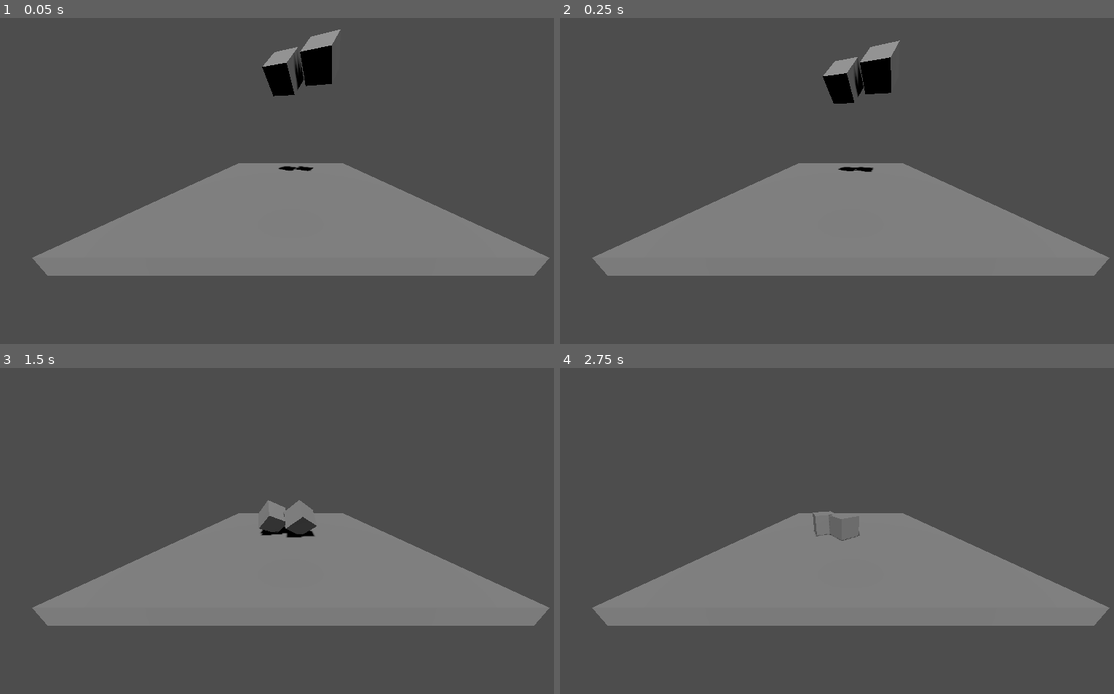
Above: before the commit, frames 1-4 (two rows, left to right).
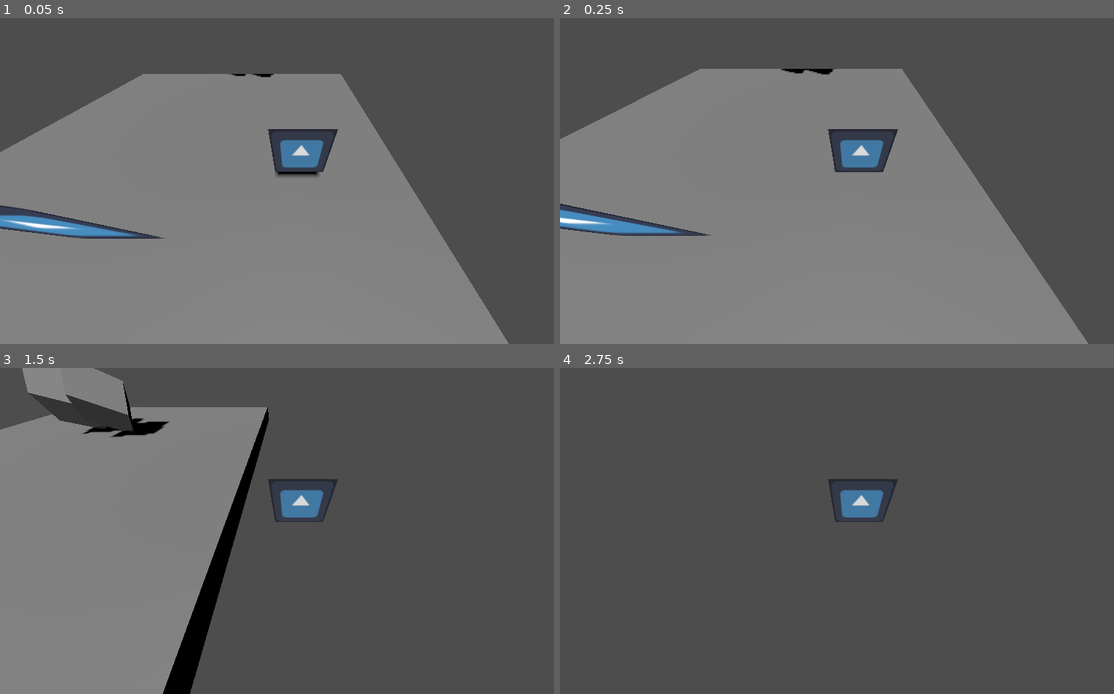
Above: after the commit, the same moments.

Repository: kmccallum97/game1
Game: Godot game, scene res://level_1.tscn
The game is run twice, just before and just after one commit, with the same random seed, the same clock (stepped at 60 frames per second) and the same inputs. The project has no main scene, so this scene is started directly. The engine's default icon, where the game draws it, is replaced by a stand-in: a white triangle on a blue panel in a dark square.
Inputs:
- Up to frame 1 (0.05 s): no input
- Up to frame 2 (0.25 s): no input
- Up to frame 3 (1.5 s): tap Enter (ui_accept) at 0.5, 0.6, 0.77, 1.07, 1.35 s; hold Right (ui_right) 0.53-1.28 s; hold Down (ui_down) from 1.28 s (still down)
- Up to frame 4 (2.75 s): tap Enter (ui_accept) at 1.52, 1.82, 2.1 s; release Down (ui_down) at 2.03 s; hold Right (ui_right) from 2.03 s (still down)

The runs differ from the first frame. In frame 1, 45% of the frame differs, in the area x 0-100%, y 3-100%; in frame 2, 47%; in frame 3, 49%, in the area x 0-100%, y 0-100%; in frame 4, 22%.

Commit message:
followed allong leson 5 and changed camera to fllow player

Diff:
--- /dev/null
+++ b/character.gd
@@ -0,0 +1,31 @@
+extends CharacterBody3D
+
+
+const SPEED = 5.0
+const JUMP_VELOCITY = 4.5
+
+# Get the gravity from the project settings to be synced with RigidBody nodes.
+var gravity = ProjectSettings.get_setting("physics/3d/default_gravity")
+
+
+func _physics_process(delta):
+	# Add the gravity.
+	if not is_on_floor():
+		velocity.y -= gravity * delta
+
+	# Handle jump.
+	if Input.is_action_just_pressed("ui_accept") and is_on_floor():
+		velocity.y = JUMP_VELOCITY
+
+	# Get the input direction and handle the movement/deceleration.
+	# As good practice, you should replace UI actions with custom gameplay actions.
+	var input_dir = Input.get_vector("ui_left", "ui_right", "ui_up", "ui_down")
+	var direction = (transform.basis * Vector3(input_dir.x, 0, input_dir.y)).normalized()
+	if direction:
+		velocity.x = direction.x * SPEED
+		velocity.z = direction.z * SPEED
+	else:
+		velocity.x = move_toward(velocity.x, 0, SPEED)
+		velocity.z = move_toward(velocity.z, 0, SPEED)
+
+	move_and_slide()
--- a/character.tscn
+++ b/character.tscn
@@ -1,14 +1,22 @@
-[gd_scene load_steps=3 format=3 uid="uid://bl0x141vio2p7"]
+[gd_scene load_steps=6 format=3 uid="uid://bl0x141vio2p7"]
 
-[sub_resource type="BoxShape3D" id="BoxShape3D_1agan"]
-size = Vector3(1, 1, 0)
+[ext_resource type="Script" path="res://character.gd" id="1_7e0sb"]
+[ext_resource type="Texture2D" uid="uid://ccdxc5qs3chqn" path="res://icon.svg" id="2_nuqph"]
 
-[sub_resource type="QuadMesh" id="QuadMesh_uxvdu"]
+[sub_resource type="BoxShape3D" id="BoxShape3D_bnfba"]
+
+[sub_resource type="QuadMesh" id="QuadMesh_dmq8c"]
+
+[sub_resource type="StandardMaterial3D" id="StandardMaterial3D_wp3ao"]
+albedo_texture = ExtResource("2_nuqph")
 
 [node name="Character" type="CharacterBody3D"]
+script = ExtResource("1_7e0sb")
+metadata/_edit_group_ = true
 
 [node name="CollisionShape3D" type="CollisionShape3D" parent="."]
-shape = SubResource("BoxShape3D_1agan")
+shape = SubResource("BoxShape3D_bnfba")
 
 [node name="MeshInstance3D" type="MeshInstance3D" parent="."]
-mesh = SubResource("QuadMesh_uxvdu")
+mesh = SubResource("QuadMesh_dmq8c")
+surface_material_override/0 = SubResource("StandardMaterial3D_wp3ao")
--- /dev/null
+++ b/icon.gd
@@ -0,0 +1,27 @@
+extends Sprite3D
+
+var coins = 5
+var player_name = "robot"
+var hearts = 3.5
+const SPEED = 2
+
+# Called when the node enters the scene tree for the first time.
+func _ready():
+	print(add_these_numbers(5,6))
+
+
+
+# Called every frame. 'delta' is the elapsed time since the previous frame.
+func _process(_delta):
+	check_input()
+
+func add_these_numbers(x, y):
+	var sum = x + y
+	return sum
+
+#will spin the icon depending on arrow key < or >
+func check_input():
+	if Input.is_action_pressed("ui_left"):
+		rotate_y(deg_to_rad(-SPEED))
+	elif Input.is_action_pressed("ui_right"):
+		rotate_y(deg_to_rad(SPEED))
--- a/level_1.tscn
+++ b/level_1.tscn
@@ -1,6 +1,9 @@
-[gd_scene load_steps=4 format=3 uid="uid://cbrulpj4ty715"]
+[gd_scene load_steps=7 format=3 uid="uid://cbrulpj4ty715"]
 
 [ext_resource type="PackedScene" uid="uid://c7sonyxom4rb7" path="res://Block.tscn" id="1_fb0jj"]
+[ext_resource type="PackedScene" uid="uid://bl0x141vio2p7" path="res://character.tscn" id="2_p8d7o"]
+[ext_resource type="Texture2D" uid="uid://ccdxc5qs3chqn" path="res://icon.svg" id="3_og4qi"]
+[ext_resource type="Script" path="res://icon.gd" id="4_x35nm"]
 
 [sub_resource type="BoxMesh" id="BoxMesh_2fhv8"]
 size = Vector3(10, 0.5, 10)
@@ -10,9 +13,9 @@
 
 [node name="level1" type="Node3D"]
 
-[node name="Camera3D" type="Camera3D" parent="."]
-transform = Transform3D(1, 0, 0, 0, 0.948804, 0.315864, 0, -0.315864, 0.948804, 0, 2.08397, 6.82709)
-fov = 105.05
+[node name="DirectionalLight3D" type="DirectionalLight3D" parent="."]
+transform = Transform3D(1, 0, 0, 0, 0.678647, 0.734465, 0, -0.734465, 0.678647, 0, 5.54589, 6)
+shadow_enabled = true
 
 [node name="floor" type="StaticBody3D" parent="."]
 transform = Transform3D(1, 0, 0, 0, 1, 0, 0, 0, 1, 0, -0.341795, 0)
@@ -25,12 +28,22 @@
 transform = Transform3D(1, 0, 0, 0, 1, 0, 0, 0, 1, -0.0287476, 0, 0)
 shape = SubResource("BoxShape3D_lt7si")
 
-[node name="DirectionalLight3D" type="DirectionalLight3D" parent="."]
-transform = Transform3D(1, 0, 0, 0, 0.678647, 0.734465, 0, -0.734465, 0.678647, 0, 5.54589, 6)
-shadow_enabled = true
+[node name="blocks" type="Node3D" parent="."]
 
-[node name="Block1" parent="." instance=ExtResource("1_fb0jj")]
-transform = Transform3D(0.87733, 0.390557, -0.278849, -0.0959941, 0.712157, 0.695427, 0.470188, -0.583351, 0.662288, -0.238126, 4.4768, 0.984072)
+[node name="Block1" parent="blocks" instance=ExtResource("1_fb0jj")]
+transform = Transform3D(0.87733, 0.390557, -0.278849, -0.0959941, 0.712157, 0.695427, 0.470188, -0.583351, 0.662288, -0.238126, 4.4768, -1.53246)
 
-[node name="Block2" parent="." instance=ExtResource("1_fb0jj")]
-transform = Transform3D(0.87733, 0.390557, -0.278849, -0.0959941, 0.712157, 0.695427, 0.470188, -0.583351, 0.662288, 1.06712, 4.71248, 1.33664)
+[node name="Block2" parent="blocks" instance=ExtResource("1_fb0jj")]
+transform = Transform3D(0.87733, 0.390557, -0.278849, -0.0959941, 0.712157, 0.695427, 0.470188, -0.583351, 0.662288, 1.06712, 4.71248, -1.1799)
+
+[node name="Character" parent="." instance=ExtResource("2_p8d7o")]
+transform = Transform3D(1, 0, 0, 0, 1, 0, 0, 0, 1, 2.63917, 0.611098, 1.45285)
+
+[node name="Camera3D" type="Camera3D" parent="Character"]
+transform = Transform3D(1, 0, 0, 0, 0.554859, 0.831944, 0, -0.831944, 0.554859, -0.174213, 1.57874, 1.60746)
+fov = 105.05
+
+[node name="icon" type="Sprite3D" parent="."]
+transform = Transform3D(1, 0, 0, 0, 1, 0, 0, 0, 1, 0, 0.811169, 2.74251)
+texture = ExtResource("3_og4qi")
+script = ExtResource("4_x35nm")
